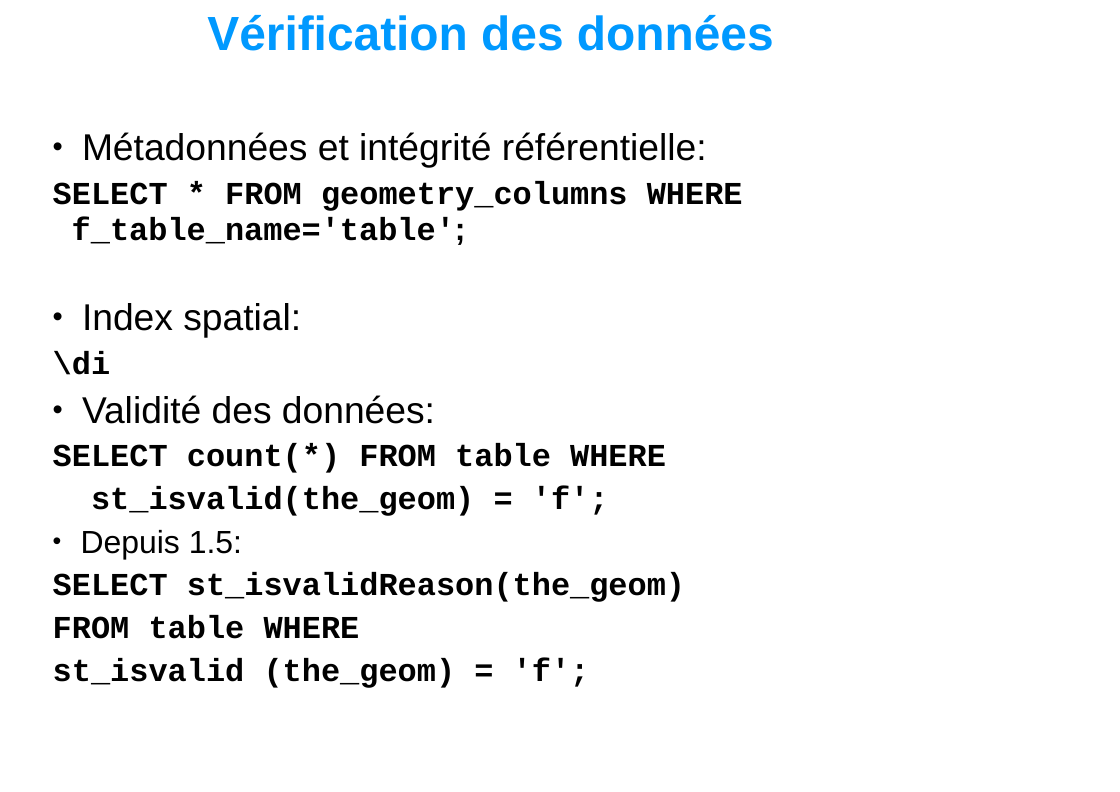
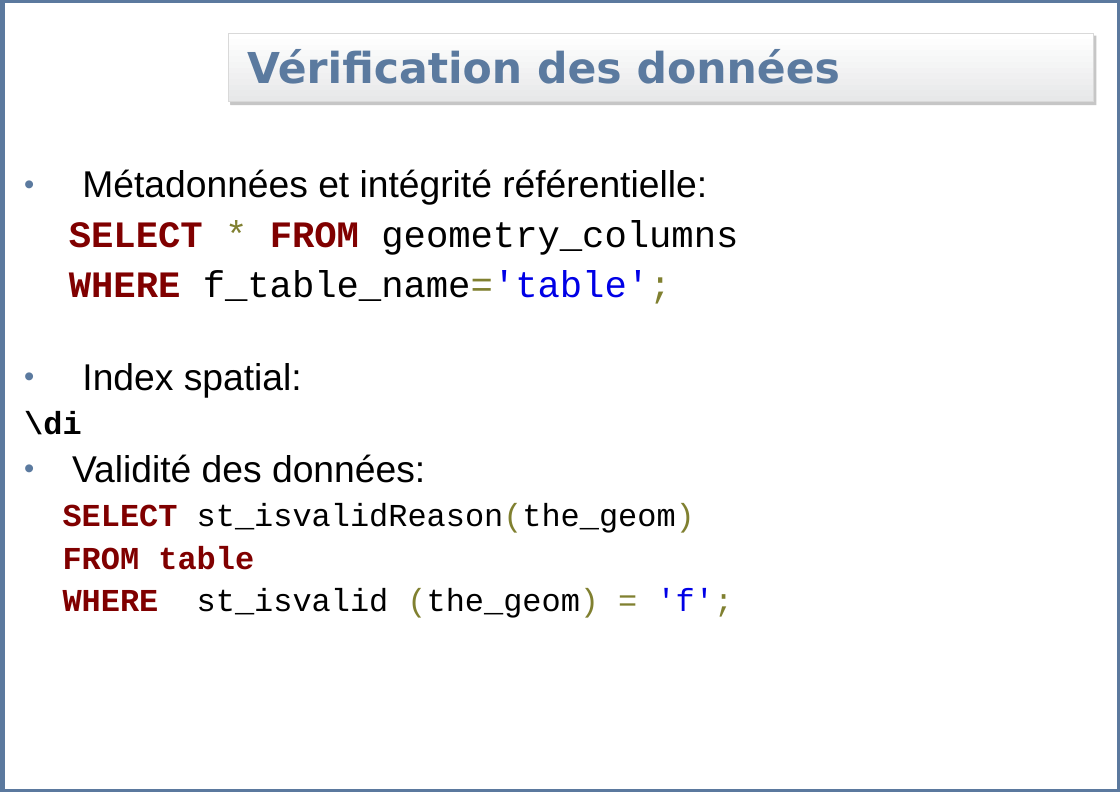
Before and after one commit to Gretti/geoadminsuite, a slide deck: slide 7 of branches/home/formation/postgis/postgis/slides/04_postgis_load_data.ppt. Drawn at 1120x792 pixels with LibreOffice and Linux fonts; fonts in the diff are those of the drawing; background and template pictures are left out. Boxes give left, top, right and bottom in pixels: in the first picture for what was removed or moved away, otherwise in the second. Text is boxed around its words. In the diff, an @@ line names an element or a change of style, - is before the commit and + after.

```diff
--- a/branches/home/formation/postgis/postgis/slides/04_postgis_load_data.ppt
+++ b/branches/home/formation/postgis/postgis/slides/04_postgis_load_data.ppt
@@ rectangle added at (2, 0, 1120, 792), outline #5B799E 4.51 pt @@
@@ title "Vérification des données": place and size @@
-title "Vérification des données" at (207, 15, 774, 51)
+title "Vérification des données" at (228, 34, 1093, 102)
@@ title "Vérification des données" at (228, 34, 1093, 102): size 36 to 32 pt, font Arial to DejaVu Sans, text colour #0099FF to #5B7A9F; indent changed; fill none to gradient #FFFFFF to #E7E8E9; outline none to #D9D9D9 0.74 pt; shadow on @@
@@ text at (24, 169, 707, 533): text colour #000000 to #800000 in "SELECT"; text colour #000000 to #808030, bold off in "st_isvalidReason(the_geom)"; indent changed; bullet colour #000000 to #5B7A9F @@
@@ text "Métadonnées et intégrité référentielle:": place and size @@
-text "Métadonnées et intégrité référentielle:" at (53, 132, 743, 688)
+text "Métadonnées et intégrité référentielle:" at (24, 169, 738, 618)
@@ text at (69, 221, 738, 304): text changed; size 24 to 28 pt; bold off @@
-SELECT * FROM geometry_columns WHERE f_table_name='table';
+SELECT * FROM geometry_columns
+WHERE f_table_name='table';
@@ text at (53, 443, 666, 559): paragraphs removed @@
-SELECT count(*) FROM table WHERE
-st_isvalid(the_geom) = 'f';
-• Depuis 1.5:
@@ text at (63, 546, 734, 618): text changed; bold off @@
-FROM table WHERE
-st_isvalid (the_geom) = 'f';
+FROM table
+WHERE st_isvalid (the_geom) = 'f';
```
Also in this commit, not shown: 8 other slides changed, 6 slides added, 58 other files.
